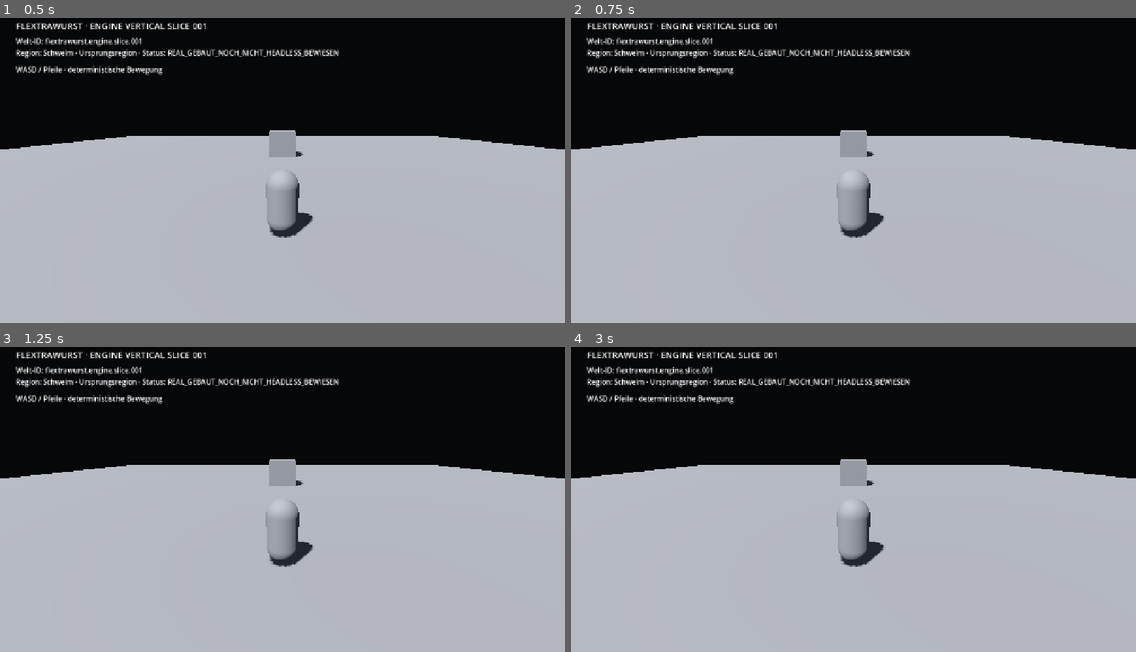
Above: before the commit, frames 1-4 (two rows, left to right).
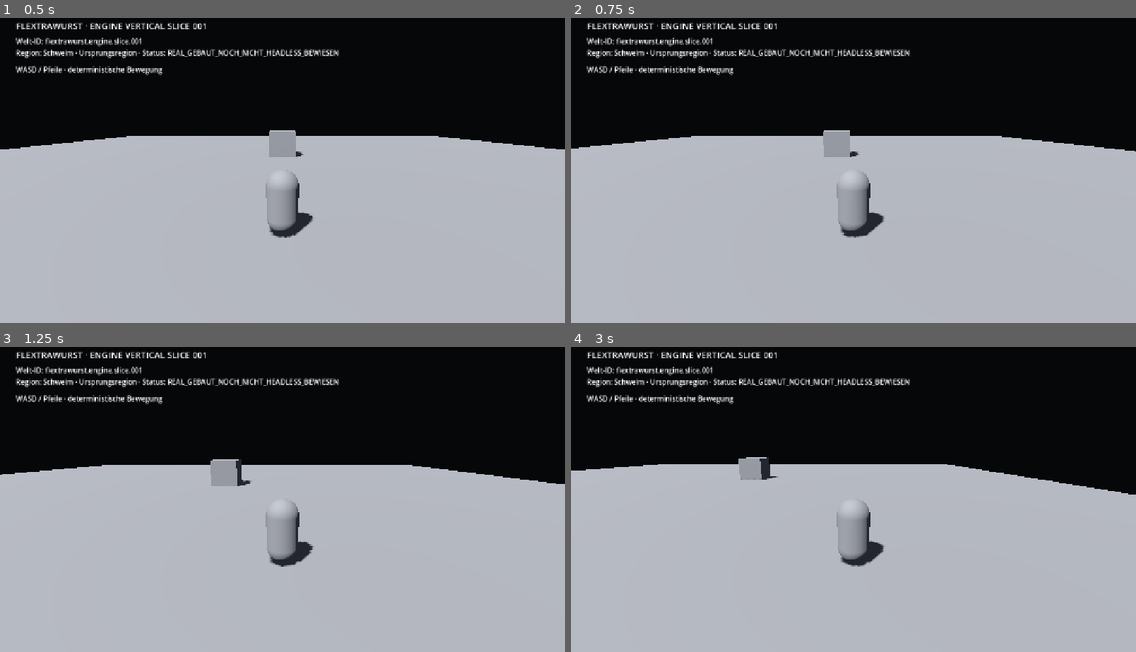
Above: after the commit, the same moments.

Repository: RaDi0n92/Flextrawurst
Game: Godot game, scene res://main.tscn
Same seed, same stepped clock (60 frames per second), same inputs: the game is played once before the commit and once after it.
Inputs:
- Up to frame 1 (0.5 s): no input
- Up to frame 2 (0.75 s): tap Enter at 0.5 s; hold D (move_right, bound only after the commit) from 0.53 s (still down)
- Up to frame 3 (1.25 s): keep holding D (move_right, bound only after the commit)
- Up to frame 4 (3 s): release D (move_right, bound only after the commit) at 1.28 s; hold S (move_back, bound only after the commit) 1.28-2.03 s; hold D (move_right, bound only after the commit) 2.03-2.78 s; hold W (move_forward, bound only after the commit) from 2.78 s (still down)

Frame 1 is identical in both runs. In frame 2, 0.7% of the frame differs, in the area x 0-100%, y 36-73%; in frame 3, 1.6%; in frame 4, 2.5%.

Commit message:
engine: add deterministic runtime input bindings

Diff:
--- a/engine/godot-vertical-slice/scripts/main.gd
+++ b/engine/godot-vertical-slice/scripts/main.gd
@@ -11,6 +11,7 @@
 var world_seed: Dictionary = {}
 
 func _ready() -> void:
+	_ensure_input_actions()
 	world_seed = _load_world_seed()
 	_apply_world_seed(world_seed)
 	bridge.world_event_received.connect(_on_world_event_received)
@@ -32,6 +33,26 @@
 		player.velocity.y = 0.0
 	player.move_and_slide()
 
+func _ensure_input_actions() -> void:
+	_bind_key("move_forward", KEY_W)
+	_bind_key("move_forward", KEY_UP)
+	_bind_key("move_back", KEY_S)
+	_bind_key("move_back", KEY_DOWN)
+	_bind_key("move_left", KEY_A)
+	_bind_key("move_left", KEY_LEFT)
+	_bind_key("move_right", KEY_D)
+	_bind_key("move_right", KEY_RIGHT)
+
+func _bind_key(action: StringName, keycode: Key) -> void:
+	if not InputMap.has_action(action):
+		InputMap.add_action(action, 0.2)
+	for existing in InputMap.action_get_events(action):
+		if existing is InputEventKey and existing.physical_keycode == keycode:
+			return
+	var event := InputEventKey.new()
+	event.physical_keycode = keycode
+	InputMap.action_add_event(action, event)
+
 func _load_world_seed() -> Dictionary:
 	if not FileAccess.file_exists(WORLD_SEED_PATH):
 		push_error("Weltseed fehlt: %s" % WORLD_SEED_PATH)
@@ -48,7 +69,8 @@
 
 func _apply_world_seed(seed: Dictionary) -> void:
 	var world_id := str(seed.get("world_id", "unbekannt"))
-	var region_name := str(seed.get("region", {}).get("name", "Unbenannte Region"))
+	var region := seed.get("region", {}) as Dictionary
+	var region_name := str(region.get("name", "Unbenannte Region"))
 	var truth_status := str(seed.get("truth_status", "NICHT_BEWIESEN"))
 	status_label.text = "Welt-ID: %s\nRegion: %s · Status: %s" % [world_id, region_name, truth_status]
 
@@ -61,7 +83,8 @@
 
 func _on_world_event_received(event: Dictionary) -> void:
 	var event_type := str(event.get("event_type", "unbekannt"))
-	status_label.text = "%s\nLive-Ereignis: %s" % [status_label.text.get_slice("\nLive-Ereignis:", 0), event_type]
+	var base_status := status_label.text.get_slice("\nLive-Ereignis:", 0)
+	status_label.text = "%s\nLive-Ereignis: %s" % [base_status, event_type]
 
 func _on_bridge_status_changed(status: String) -> void:
 	print("[WORLD_BRIDGE] %s" % status)
